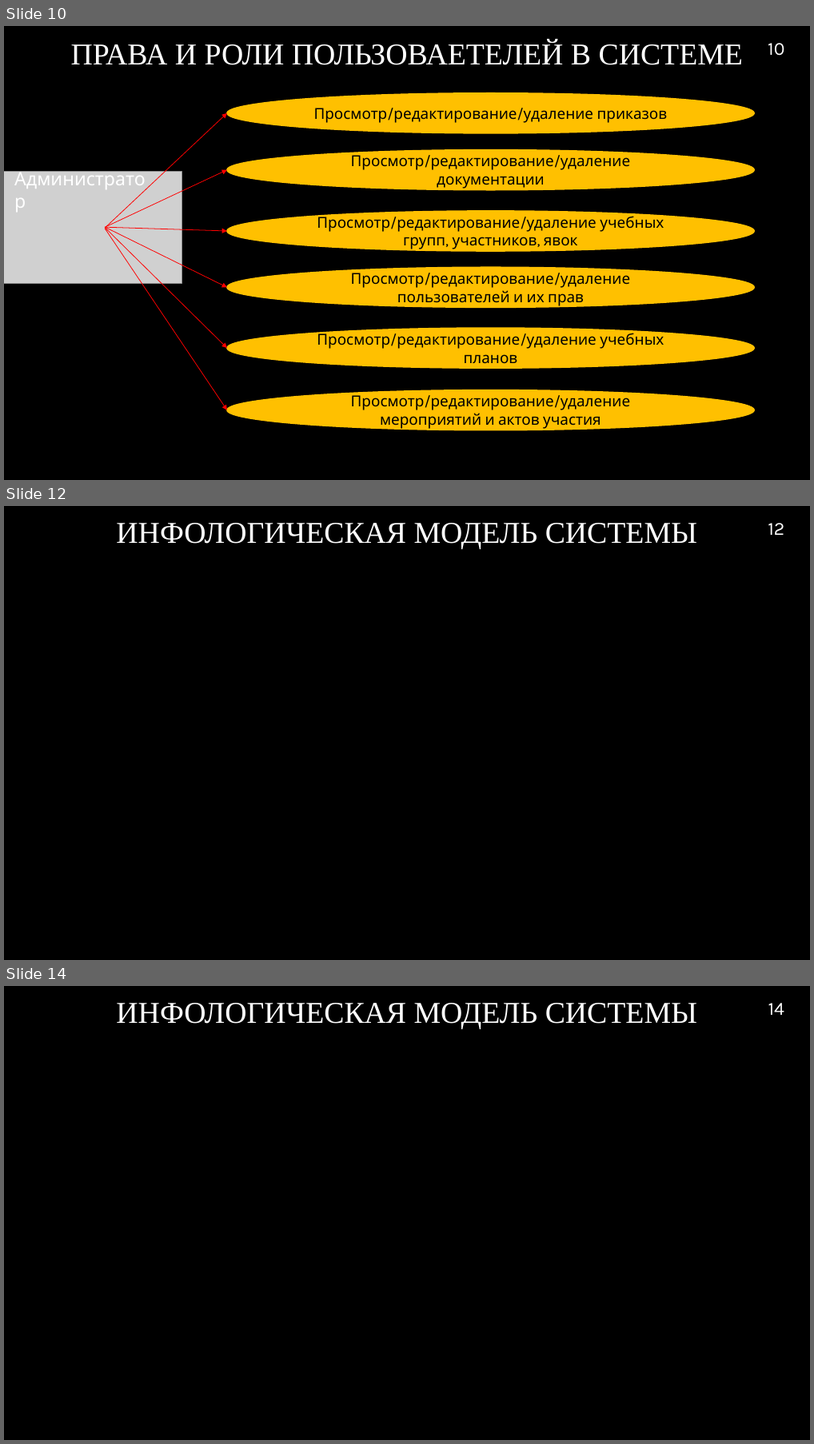
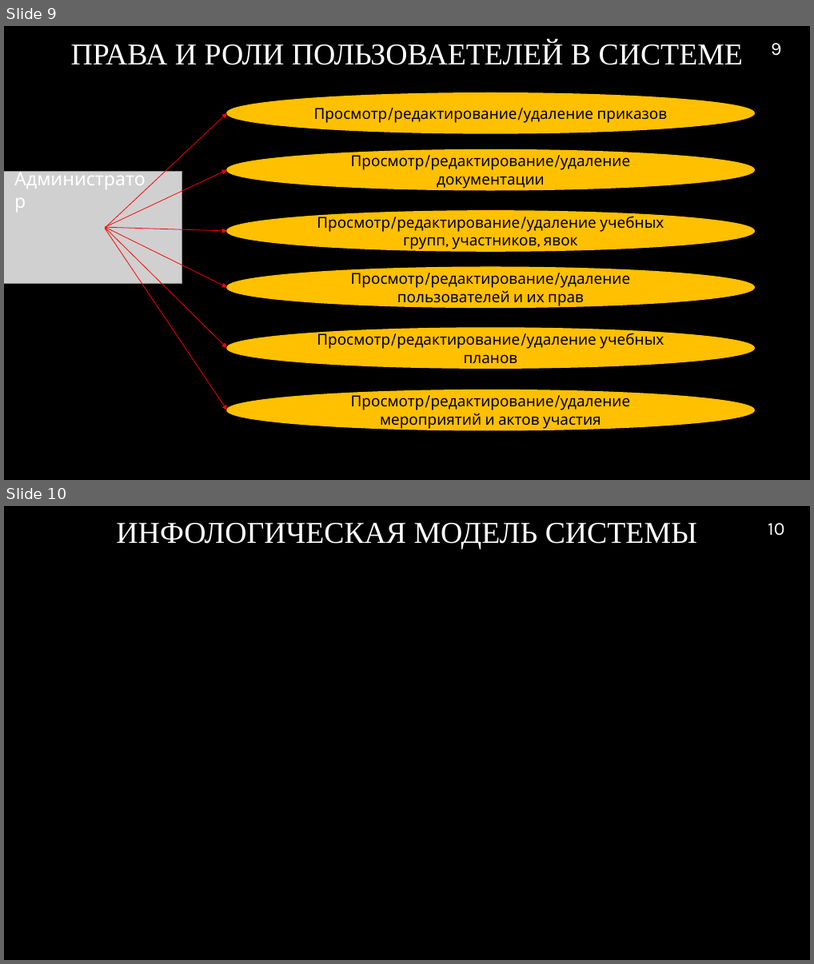
Before and after one commit to RAdKuzur/ASTU, a slide deck: Дипломная работа/Консультации Хоменко/Презентация v2.0.pptx. Shown one above the other, each under a label of ours: slides 10, 12 and 14 before the commit, slides 9 and 10 after it; the slides between them are not shown. The pictures are 814x1444 and 814x964 pixels, drawn with LibreOffice and Linux fonts; fonts in the diff are those of the drawing; grey boxes stand for pictures; background and template pictures are left out. Boxes give left, top, right and bottom in pixels: in the first picture for what was removed or moved away, otherwise in the second. Text is boxed around its words. In the diff, an @@ line names an element or a change of style, - is before the commit and + after.

```diff
--- a/Дипломная работа/Консультации Хоменко/Презентация v2.0.pptx
+++ b/Дипломная работа/Консультации Хоменко/Презентация v2.0.pptx
@@ slide 12 removed at (4,506,810,960), background picture (left out) @@
@@ title removed at (116,523,698,549) @@
-ИНФОЛОГИЧЕСКАЯ МОДЕЛЬ СИСТЕМЫ
@@ page number removed at (768,523,785,535) @@
-12
@@ what was slide 10 is now slide 9 @@
@@ page number at (771,43,782,56): text changed @@
-10
+9
@@ what was slide 14 is now slide 10 @@
@@ page number at (768,523,785,536): text changed @@
-14
+10
```
Also in this commit, not shown: 2 slides added, 4 other slides removed, 1 other file.
